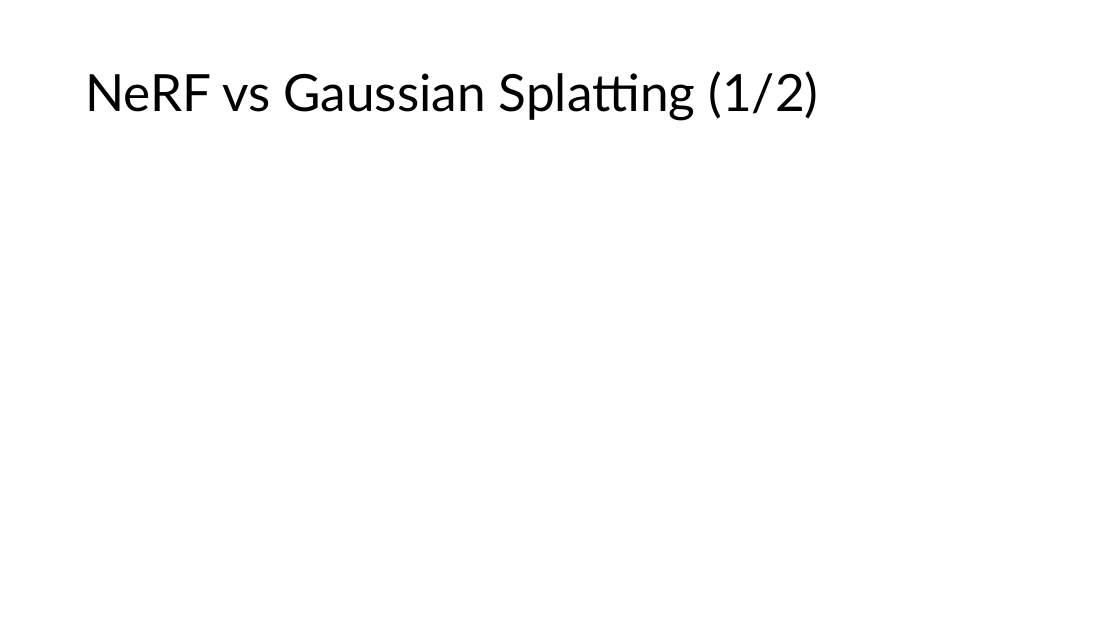
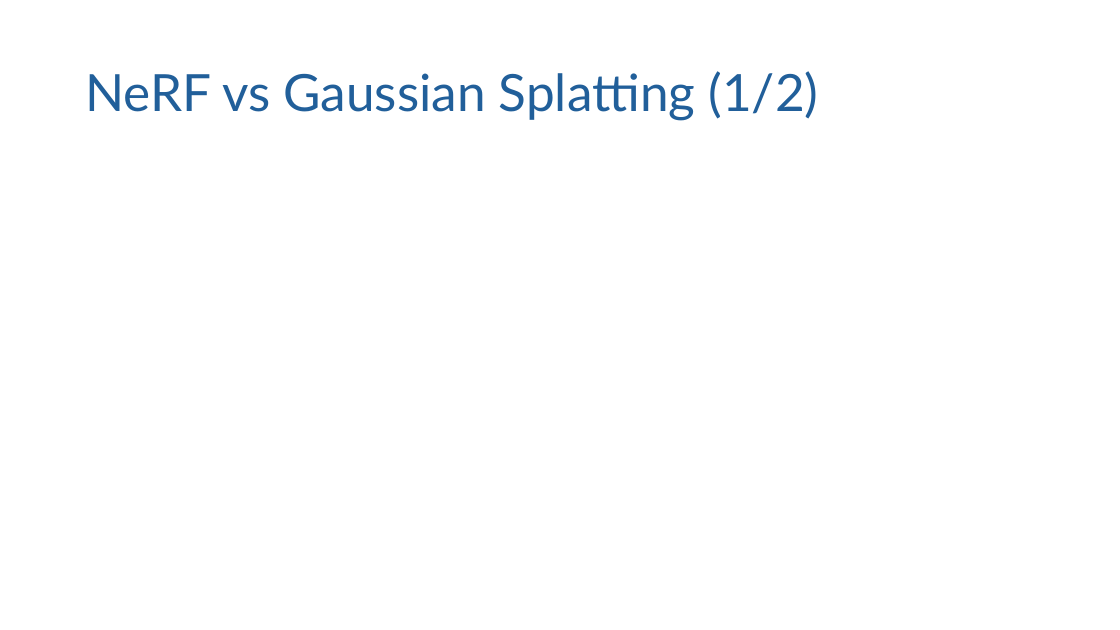
Before and after one commit to logus2k/co, a slide deck: slide 3 of documents/project_presentation.pptx. Drawn at 1120x630 pixels with LibreOffice and Linux fonts; fonts in the diff are those of the drawing; grey boxes stand for pictures; background and template pictures are left out. Boxes give left, top, right and bottom in pixels: in the first picture for what was removed or moved away, otherwise in the second. Text is boxed around its words. In the diff, an @@ line names an element or a change of style, - is before the commit and + after.

```diff
--- a/documents/project_presentation.pptx
+++ b/documents/project_presentation.pptx
@@ title "NeRF vs Gaussian Splatting (1/2)" at <box>85,71,818,120</box>: text colour #000000 to #215F9A @@
```
Also in this commit, not shown: 3 other slides changed, 4 slides added.
